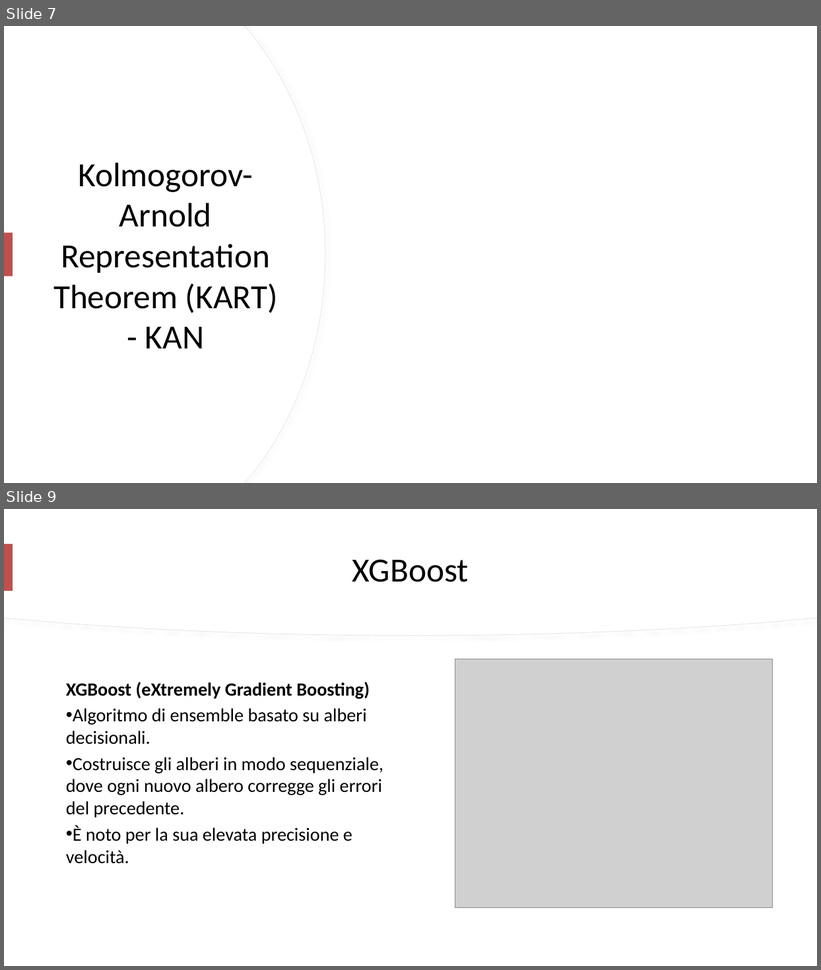
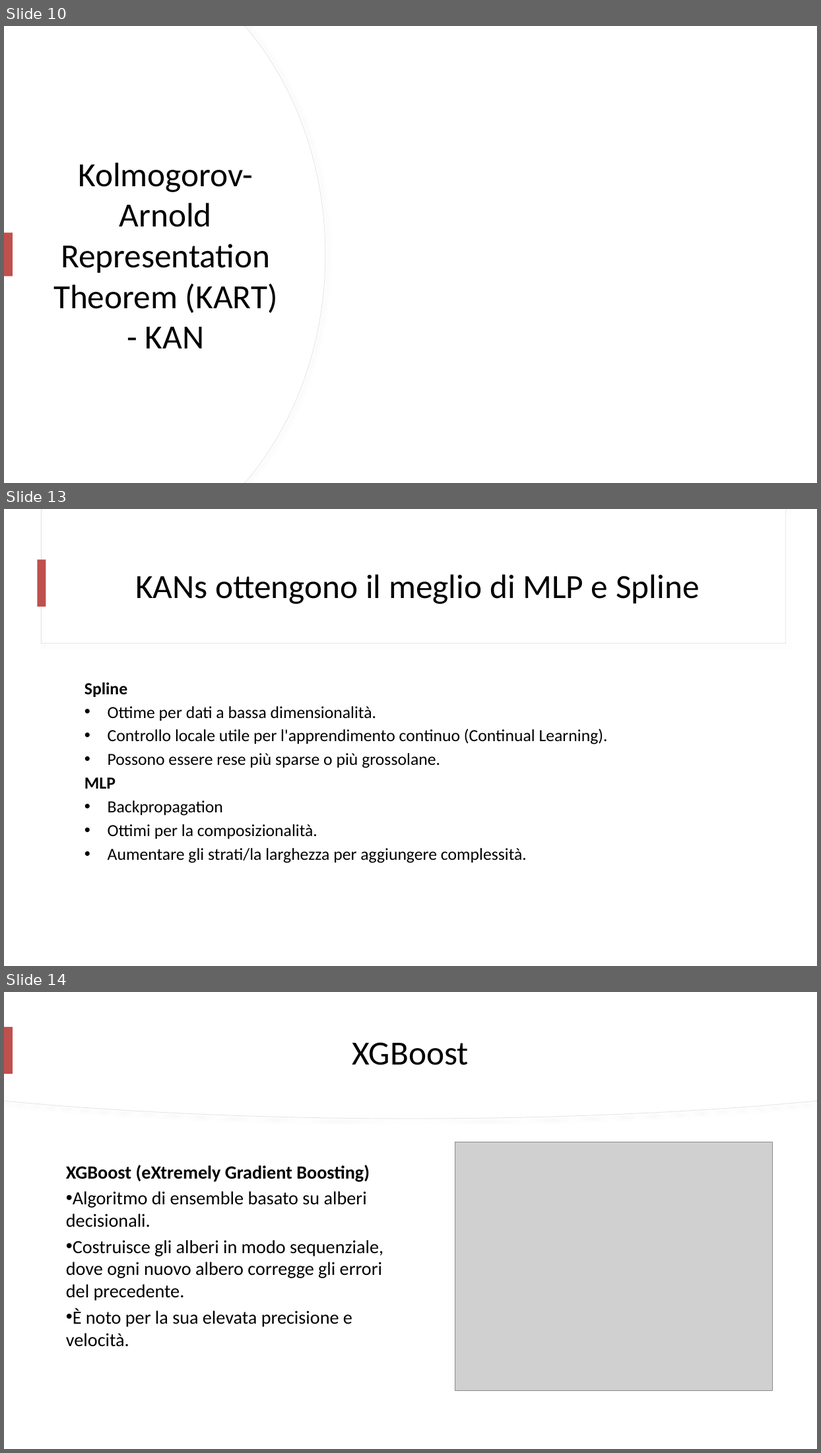
Before and after one commit to mtomas03/Thesis_Paper, a slide deck: Presentation.pptx. Shown one above the other, each under a label of ours: slides 7 and 9 before the commit, slides 10, 13 and 14 after it; the slides between them are not shown. The pictures are 821x970 and 821x1453 pixels, drawn with LibreOffice and Linux fonts; fonts in the diff are those of the drawing; grey boxes stand for pictures. Boxes give left, top, right and bottom in pixels: in the first picture for what was removed or moved away, otherwise in the second. Text is boxed around its words. In the diff, an @@ line names an element or a change of style, - is before the commit and + after.

```diff
--- a/Presentation.pptx
+++ b/Presentation.pptx
@@ slide 13 added at (4,509,817,966), background #FFFFFF @@
@@ rectangle added at (41,509,786,644), fill #FFFFFF, outline #E1E1E1 0.75 pt @@
@@ rectangle added at (42,509,786,643), fill #FFFFFF @@
@@ rectangle added at (38,560,46,607), fill #C0504D @@
@@ title added at (135,574,699,604), 40 pt, text #000000 @@
+KANs ottengono il meglio di MLP e Spline
@@ text added at (85,683,608,863), 20 pt, text #000000 @@
+Spline
+• Ottime per dati a bassa dimensionalità.
+• Controllo locale utile per l'apprendimento continuo (Continual Learning).
+• Possono essere rese più sparse o più grossolane.
+MLP
+• Backpropagation
+• Ottimi per la composizionalità.
+• Aumentare gli strati/la larghezza per aggiungere complessità.
@@ what was slide 7 is now slide 10 @@
@@ what was slide 9 is now slide 14 @@
```
Also in this commit, not shown: 1 slide changed, 7 other slides added, 3 slides removed.
